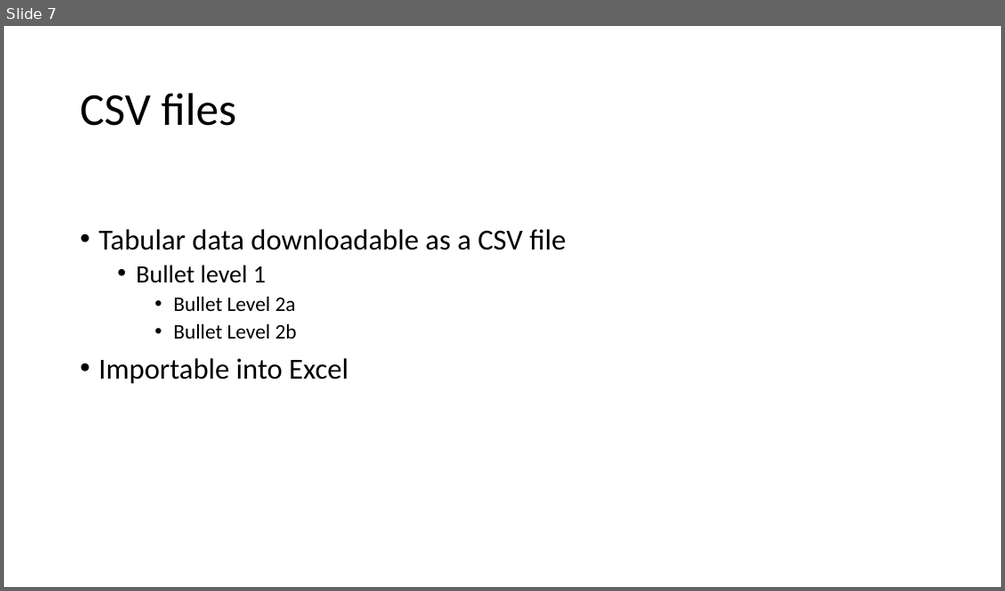
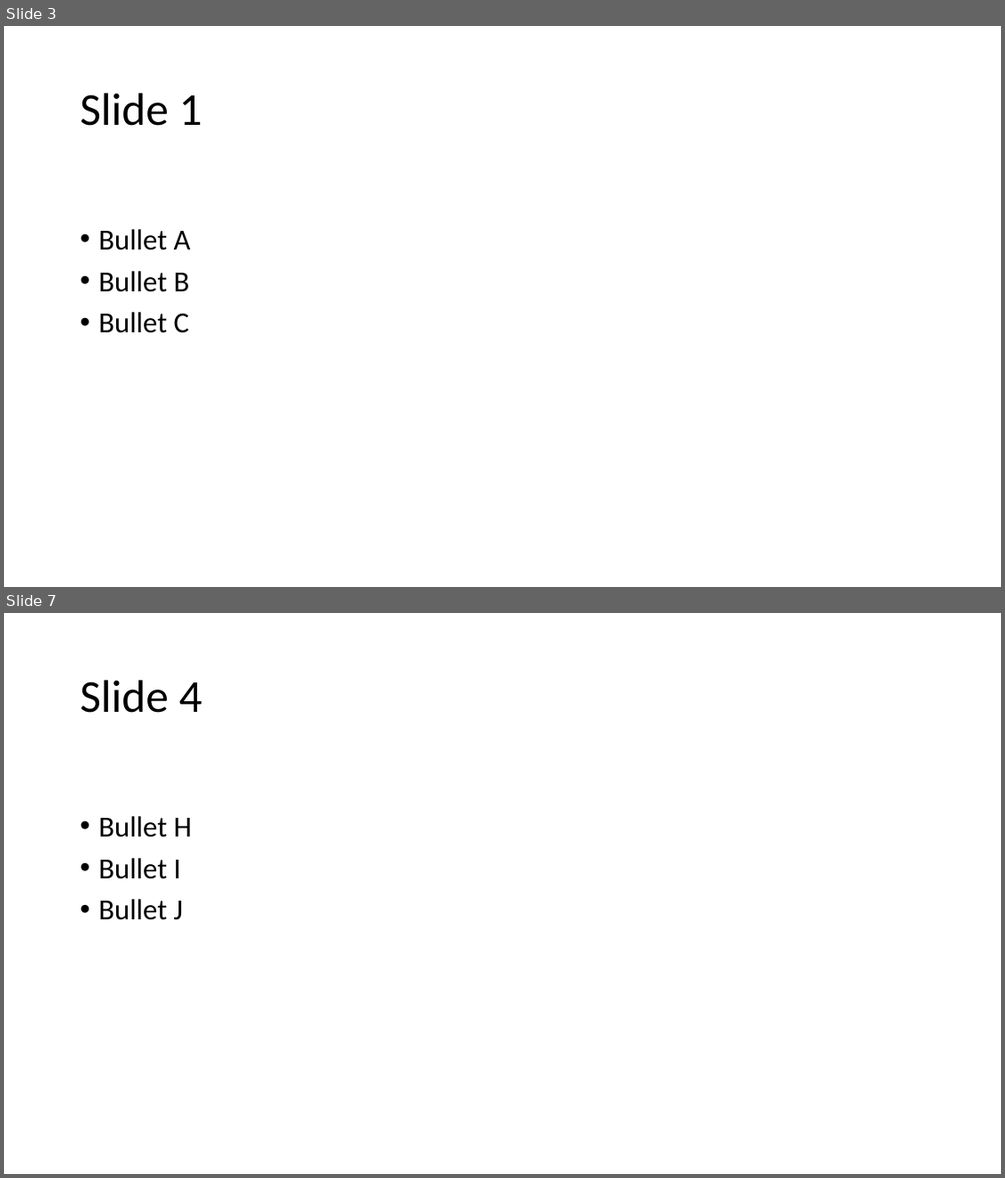
Before and after one commit to sevire/outlines_unleashed_webapp, a slide deck: ou_app/resources/ppt_output_01.pptx. Shown one above the other, each under a label of ours: slide 7 before the commit, slides 3 and 7 after it; the slides between them are not shown. The pictures are 1005x591 and 1005x1178 pixels, drawn with LibreOffice and Linux fonts; fonts in the diff are those of the drawing. Boxes give left, top, right and bottom in pixels: in the first picture for what was removed or moved away, otherwise in the second. Text is boxed around its words. In the diff, an @@ line names an element or a change of style, - is before the commit and + after.

```diff
--- a/ou_app/resources/ppt_output_01.pptx
+++ b/ou_app/resources/ppt_output_01.pptx
@@ slide 7 added at [4, 613, 1001, 1174], background #FFFFFF @@
@@ title added at [80, 680, 202, 713], 44 pt, text #000000 @@
+Slide 4
@@ text added at [98, 816, 192, 920], 28 pt, text #000000 @@
+• Bullet H
+• Bullet I
+• Bullet J
@@ what was slide 7 is now slide 3 @@
@@ slide 3 changed as well @@
@@ title at [80, 93, 202, 126]: text changed @@
-CSV files
+Slide 1
@@ text at [98, 229, 191, 333]: text changed @@
-• Tabular data downloadable as a CSV file
-  • Bullet level 1
-    • Bullet Level 2a
-    • Bullet Level 2b
-• Importable into Excel
+• Bullet A
+• Bullet B
+• Bullet C
```
Also in this commit, not shown: 1 other slide changed, 10 other slides added, 5 slides removed, 7 other files.
